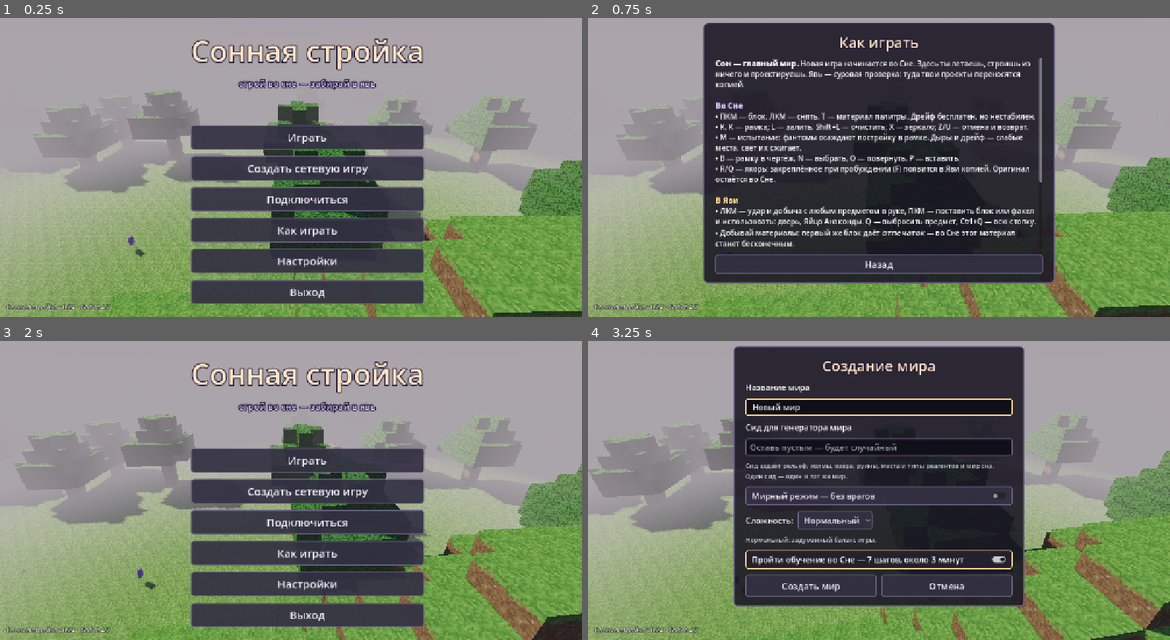
Above: before the commit, frames 1-4 (two rows, left to right).
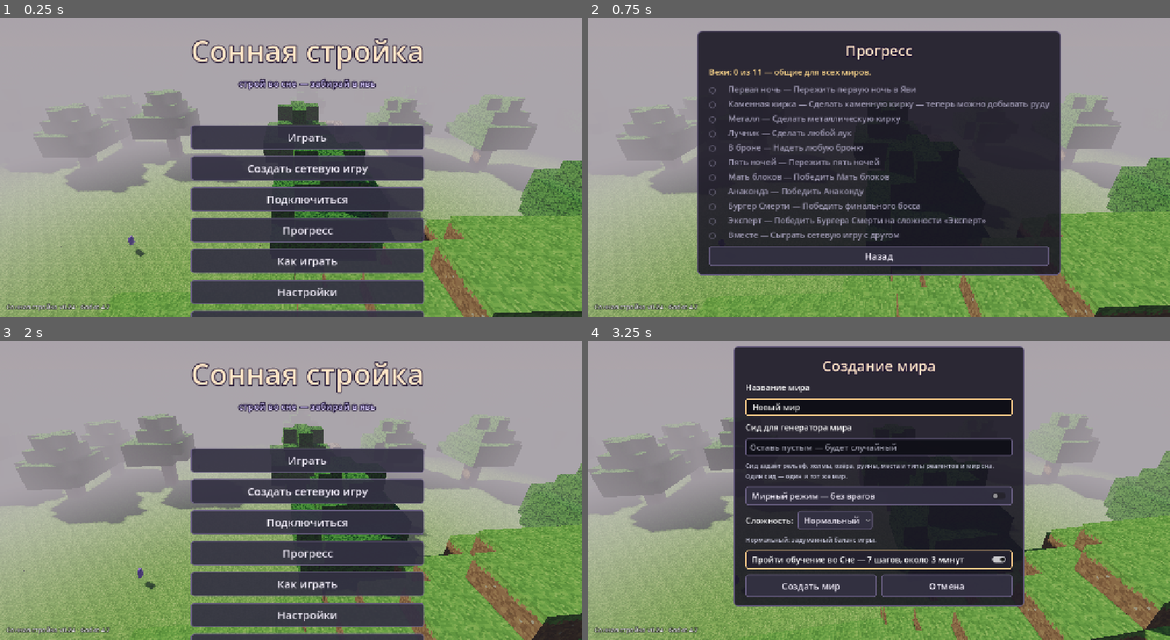
Above: after the commit, the same moments.

Repository: Dre1km0ns/sonnaya-stroyka
Game: Godot game, scene res://scenes/main_menu.tscn
The game is run twice, just before and just after one commit, with the same random seed, the same clock (stepped at 60 frames per second) and the same inputs.
Inputs (mouse positions are in pixels of both pictures, inside the frame that each line leads up to):
- Up to frame 1 (0.25 s): no input
- Up to frame 2 (0.75 s): click (896, 230) at 0.5 s, where only the run after the commit has a clickable "Прогресс"
- Up to frame 3 (2 s): click "Назад" at 1.25 s
- Up to frame 4 (3.25 s): click "Играть" at 2 s; tap Enter (net_chat) at 2.75 s; move the mouse to (1007, 460) at 2.77 s; hold D (move_right) from 2.78 s (still down); hold Enter (net_chat) from 2.78 s (still down); click (1007, 460) at 2.92 s; tap Space (jump) at 3.02 s

The runs differ from the first frame. In frame 1, 1.5% of the frame differs, in the area x 32-73%, y 69-100%; in frame 2, 18%, in the area x 18-82%, y 1-89%; in frame 3, 1.5%; in frame 4, nothing differs.

Commit message:
v0.24 stage 3b: wake variety (groves/clearings/towers/cave-rich), progress milestones menu, unified UI theme, icon/rebind checks, sims --expert

Diff:
--- a/scripts/chunk_manager.gd
+++ b/scripts/chunk_manager.gd
@@ -672,7 +672,11 @@
 		# Крупная форма выпадает гораздо реже маленькой.
 		var roll := rng.randf()
 		var w := 10 if roll > 0.96 else (7 if roll > 0.80 else rng.randi_range(4, 5))
-		out.append({"x": rng.randi_range(1, 15-w), "z": 2, "w": w, "d": rng.randi_range(4, mini(w+1, 10)), "h": 6 if roll > 0.96 else rng.randi_range(2, 4), "shape": rng.randi_range(0, 2)})
+		if roll > 0.68 and roll <= 0.80:
+			# v0.24 (п.14): башня — узкая и высокая, с двумя перекрытиями.
+			out.append({"x": rng.randi_range(3, 10), "z": 3, "w": 4, "d": 4, "h": rng.randi_range(7, 9), "shape": 3})
+		else:
+			out.append({"x": rng.randi_range(1, 15-w), "z": 2, "w": w, "d": rng.randi_range(4, mini(w+1, 10)), "h": 6 if roll > 0.96 else rng.randi_range(2, 4), "shape": rng.randi_range(0, 2)})
 	return out
 
 func _plan_ruin(coord: Vector2i, occupied: Dictionary, solids: Dictionary) -> void:
@@ -690,7 +694,7 @@
 				occupied[Vector2i(lx,lz)] = "door" if door else ("wall" if wall else "ruin_floor")
 				for y in range(int(house.h)):
 					var c := wp + Vector3i(0,y,0)
-					var floor2 := y == 3 and int(house.h) > 4 and not (lx == ox+1 and lz == oz+1)
+					var floor2 := (y == 3 or (int(house.shape) == 3 and y == 6)) and int(house.h) > 4 and not (lx == ox+1 and lz == oz+1)
 					if not wall and not floor2:
 						continue
 					if door and y < 2:
@@ -740,6 +744,13 @@
 	var out: Array = []
 	var density := (_value_noise(float(coord.x) * 0.31 + 100.0, float(coord.y) * 0.31 - 50.0) + 1.0) * 0.5
 	var tries := 2 + int(density * 7.0)
+	# v0.24 (п.14): крупные области — густые рощи с высокими деревьями и голые поляны.
+	var fk := forest_kind(coord)
+	var spacing := 5
+	if fk == "grove":
+		density = maxf(density, 0.92); tries = 14; spacing = 4
+	elif fk == "clearing":
+		density = 0.0; tries = 1
 	for i in range(tries):
 		var lx := 3 + int(_hash01(coord.x * 71 + i * 13, coord.y * 37 - i * 7) * 10.0)
 		var lz := 3 + int(_hash01(coord.x * 19 - i * 5, coord.y * 83 + i * 29) * 10.0)
@@ -751,14 +762,26 @@
 		var ok := true
 		for t in out:
 			var b: Vector2i = t["base"]
-			if absi(b.x - lx) < 5 and absi(b.y - lz) < 5:
+			if absi(b.x - lx) < spacing and absi(b.y - lz) < spacing:
 				ok = false
 				break
 		if not ok:
 			continue
 		var h := 4 + (1 if _hash01(coord.x + i * 3, coord.y * 2 + i) > 0.55 else 0)
+		if fk == "grove":
+			h = 5 + int(_hash01(coord.x * 5 + i, coord.y * 3 - i) * 3.0)
 		out.append({"base": Vector2i(lx, lz), "h": h, "salt": i})
 	return out
+
+
+func forest_kind(coord: Vector2i) -> String:
+	## v0.24: «grove» — густая роща, «clearing» — поляна, «" — обычный лес. У спавна всегда обычный.
+	if is_dream_layer or maxi(absi(coord.x), absi(coord.y)) < 2:
+		return ""
+	var region := (_value_noise(float(coord.x) * 0.11 + 300.0, float(coord.y) * 0.11 - 200.0) + 1.0) * 0.5
+	if region > 0.68: return "grove"
+	if region < 0.24: return "clearing"
+	return ""
 
 
 func _plan_trees(coord: Vector2i, occupied: Dictionary, solids: Dictionary) -> void:
@@ -1408,13 +1431,22 @@
 func _gen_systems_for(src: Vector2i) -> Array:
 	var out: Array = []
 	var blocked := chunk_has_lake(src) or chunk_has_ruin(src)
-	if not blocked and _chunk_hash(src, 41) > CAVE_ENTRANCE_THRESHOLD:
-		out.append(_gen_worm(src, true, _chunk_hash(src, 43) < CAVE_NEST_CHANCE))
-	elif _chunk_hash(src, 53) > CAVE_DEEP_THRESHOLD:
+	var rich := cave_rich(src)   # v0.24 (п.14): пещерные края — входов и залов заметно больше
+	var bonus := 0.12 if rich else 0.0
+	if not blocked and _chunk_hash(src, 41) > CAVE_ENTRANCE_THRESHOLD - bonus:
+		# гнёзда — только у «обычных» входов: частота Матери прежняя
+		out.append(_gen_worm(src, true, _chunk_hash(src, 41) > CAVE_ENTRANCE_THRESHOLD and _chunk_hash(src, 43) < CAVE_NEST_CHANCE))
+	elif _chunk_hash(src, 53) > CAVE_DEEP_THRESHOLD - bonus:
 		out.append(_gen_worm(src, false, false))
 	if _chunk_hash(src, 47) > DOME_THRESHOLD:
 		out.append(_gen_dome(src))
 	return out
+
+
+func cave_rich(src: Vector2i) -> bool:
+	if maxi(absi(src.x), absi(src.y)) < 3:
+		return false
+	return (_value_noise(float(src.x) * 0.09 - 410.0, float(src.y) * 0.09 + 170.0) + 1.0) * 0.5 > 0.66
 
 
 func _gen_worm(src: Vector2i, entrance: bool, with_nest: bool) -> Dictionary:
--- a/scripts/console_v024.gd
+++ b/scripts/console_v024.gd
@@ -19,6 +19,9 @@
 	"camfx": "Камера v0.24: покачивание при ходьбе и тряска от ударов (выключаются в настройках). shake [0..1] — встряхнуть; status. Пример: camfx shake 0.8",
 	"errlog": "Журнал ошибок v0.24: путь к файлу user://logs/errors.log и число ошибок с запуска. Пример: errlog",
 	"explain": "Пояснения v0.24 при первом нажатии M (испытание) и J (просьба Сна). reset — показать снова; status. Пример: explain reset",
+	"variety": "Разнообразие Яви v0.24: густые рощи с высокими деревьями, голые поляны, башни-руины в два этажа, пещерные края с частыми входами. status — что в чанке под тобой и сколько всего в радиусе 12 чанков; find grove|clearing|tower|caves — перенестись к ближайшему. Пример: variety status; variety find tower",
+	"net": "Сетевая игра v0.24 (LAN, до 4 игроков, порт 24567). status — режим, игроки, счётчики синхронизации; host — открыть текущий мир для сети; chat <текст> — написать всем; leave — выйти из сети. Пример: net host; net chat привет",
+	"progress": "Вехи прогресса v0.24 (главное меню → «Прогресс», общие для всех миров). status — какие получены; mark <id> — отметить; reset — стереть все. id: night1 stone_pick metal bow armor night5 mother anaconda burger expert coop. Пример: progress status; progress mark mother",
 	"kit": "Набор v0.24 для проверки: металлическая кирка, металлический меч, металлический лук, стрелы, призывалка, зелья скорости, руда. Пример: kit",
 }
 const COMPLETIONS := ["difficulty", "difficulty status", "difficulty normal", "difficulty expert", "ore find", "ore here", "ore rules",
@@ -27,7 +30,10 @@
 	"summoner give", "summoner tokens", "summoner roll mother", "summoner roll anaconda", "speedpotion give ", "speedpotion drink", "speedpotion status",
 	"lizards spawn ", "lizards status", "kit", "weather clear", "weather rain", "weather fog", "weather status",
 	"mobs spawn jumper", "mobs spawn archer", "mobs spawn thief", "mobs status", "bossatk pillars", "bossatk venom",
-	"drops status", "drops age ", "camfx shake ", "camfx status", "errlog", "explain reset", "explain status"]
+	"drops status", "drops age ", "camfx shake ", "camfx status", "errlog", "explain reset", "explain status",
+	"net status", "net host", "net chat ", "net leave",
+	"variety status", "variety find grove", "variety find clearing", "variety find tower", "variety find caves",
+	"progress status", "progress reset", "progress mark night1", "progress mark mother", "progress mark burger"]
 static var extra_help: Dictionary = {}
 static var extra_completions: Array = []
 static var handlers: Dictionary = {}   # имя → Callable(console, a) -> String (регистрируют следующие этапы)
@@ -232,4 +238,72 @@
 				GameState.explained = {}
 				return "Пояснения M и J покажутся снова."
 			return "Показаны пояснения: %s" % (", ".join(GameState.explained.keys()) if not GameState.explained.is_empty() else "ещё нет")
+		"progress":
+			var PS: GDScript = load("res://scripts/progress_store.gd")
+			if sub == "reset":
+				PS.reset()
+				return "Вехи стёрты."
+			if sub == "mark":
+				var id := a[2] if a.size() > 2 else ""
+				var ok := false
+				for m in PS.LIST: ok = ok or m[0] == id
+				if not ok: return "Ошибка: нет вехи «%s»." % id
+				return "Веха «%s» отмечена." % PS.title_of(id) if PS.mark(id) else "Веха уже была."
+			var done: Dictionary = PS.load_all()
+			var names: Array = []
+			for k in done: names.append(PS.title_of(k))
+			return "Вехи: %d из %d · %s" % [done.size(), PS.LIST.size(), ", ".join(names) if not names.is_empty() else "пока нет"]
+		"variety":
+			var cmv: Node = null
+			for c in con.get_tree().get_nodes_in_group("chunk_manager"):
+				if not bool(c.get("is_dream_layer")) and not bool(c.get("panorama_mode")): cmv = c
+			if cmv == null or p == null: return "Ошибка: нет мира Яви."
+			var here := Vector2i(floori(p.global_position.x / 16.0), floori(p.global_position.z / 16.0))
+			var cnt := {"grove": 0, "clearing": 0, "tower": 0, "caves": 0}
+			var best := {}
+			for dx in range(-12, 13):
+				for dz in range(-12, 13):
+					var cc := here + Vector2i(dx, dz)
+					var tags: Array = []
+					var fk: String = cmv.forest_kind(cc)
+					if fk != "": tags.append(fk)
+					if cmv.cave_rich(cc): tags.append("caves")
+					if cmv.chunk_has_ruin(cc):
+						for h in cmv.ruin_plan(cc):
+							if int(h.shape) == 3: tags.append("tower")
+					for t in tags:
+						cnt[t] += 1
+						var d2 := dx * dx + dz * dz
+						if not best.has(t) or d2 < int(best[t][1]): best[t] = [cc, d2]
+			if sub == "find":
+				var want := a[2] if a.size() > 2 else ""
+				if not best.has(want): return "Ошибка: рядом нет «%s». Варианты: grove, clearing, tower, caves." % want
+				var bc: Vector2i = best[want][0]
+				var wx := bc.x * 16 + 8
+				var wz := bc.y * 16 + 8
+				p.global_position = Vector3(wx + 0.5, float(cmv.height_at(wx, wz)) + 12.0, wz + 0.5)
+				return "Перенёс к «%s» (чанк %d, %d)." % [{"grove": "роща", "clearing": "поляна", "tower": "башня", "caves": "пещерный край"}[want], bc.x, bc.y]
+			var kind_here: String = cmv.forest_kind(here)
+			return "Под тобой: %s%s · в радиусе: рощ %d, полян %d, башен %d, пещерных краёв %d" % [
+				{"grove": "густая роща", "clearing": "поляна", "": "обычный лес"}[kind_here], ", пещерный край" if cmv.cave_rich(here) else "",
+				cnt.grove, cnt.clearing, cnt.tower, cnt.caves]
+		"net":
+			var ns := con.get_node_or_null("/root/NetSession")
+			if ns == null: return "Ошибка: сеть недоступна."
+			if sub == "host":
+				if ns.active(): return "Сеть уже открыта (%s)." % ("хост" if ns.is_host() else "клиент")
+				var err: String = ns.host()
+				return err if err != "" else "Мир открыт для сети: порт %d." % ns.PORT
+			if sub == "chat":
+				if not ns.active(): return "Ошибка: сначала net host или подключись к игре."
+				ns.send_chat(" ".join(a.slice(2)))
+				return "Отправлено."
+			if sub == "leave":
+				ns.leave()
+				return "Сеть закрыта."
+			var names2: Array = []
+			for id in ns.peers: names2.append(str(ns.peers[id].get("name", "?")))
+			return "Сеть: %s · игроков %d (%s) · мобов-прокси %d · блоков принято %d · ударов отправлено/принято %d/%d · HP босса ×%.1f" % [
+				{"": "выкл", "host": "хост", "client": "клиент"}[ns.mode], ns.player_count(), ", ".join(names2) if not names2.is_empty() else "только ты",
+				ns.proxies.size(), int(ns.stats.blocks_in), int(ns.stats.hits_sent), int(ns.stats.hits_recv), GameState.boss_player_scale()]
 	return "Ошибка: неизвестная команда v0.24."
--- a/scripts/craft_menu.gd
+++ b/scripts/craft_menu.gd
@@ -16,6 +16,7 @@
 
 
 func _ready() -> void:
+	if theme == null: theme = preload("res://scripts/ui_theme.gd").shared()   # v0.24: единый стиль окон
 	add_to_group("craft_menu")
 	mouse_filter = Control.MOUSE_FILTER_IGNORE
 	visible = false
--- a/scripts/death_menu.gd
+++ b/scripts/death_menu.gd
@@ -9,6 +9,7 @@
 
 
 func _ready() -> void:
+	if theme == null: theme = preload("res://scripts/ui_theme.gd").shared()   # v0.24: единый стиль окон
 	add_to_group("death_menu")
 	process_mode = Node.PROCESS_MODE_ALWAYS
 	set_anchors_and_offsets_preset(Control.PRESET_FULL_RECT)
--- a/scripts/inventory_ui.gd
+++ b/scripts/inventory_ui.gd
@@ -19,6 +19,7 @@
 
 
 func _ready() -> void:
+	if theme == null: theme = preload("res://scripts/ui_theme.gd").shared()   # v0.24: единый стиль окон
 	add_to_group("inventory_ui")
 	set_anchors_and_offsets_preset(Control.PRESET_FULL_RECT)
 	mouse_filter = Control.MOUSE_FILTER_IGNORE
--- a/scripts/main.gd
+++ b/scripts/main.gd
@@ -261,6 +261,10 @@
 		var w: Node = load("res://scripts/weather.gd").new()
 		w.name = "Weather"
 		add_child(w)
+	if not has_node("Milestones"):
+		var ms: Node = load("res://scripts/progress_store.gd").new()
+		ms.name = "Milestones"
+		add_child(ms)
 	if not has_node("DreamLife"):
 		var dl: Node = load("res://scripts/dream_life.gd").new()
 		dl.name = "DreamLife"
--- a/scripts/main_menu.gd
+++ b/scripts/main_menu.gd
@@ -160,6 +160,7 @@
 	_screens["create"] = _build_create_screen()
 	_screens["howto"] = _build_howto_screen()
 	_screens["join"] = _build_join_screen()
+	_screens["progress"] = _build_progress_screen()
 	for k in _screens.keys():
 		_ui.add_child(_screens[k])
 	var ver := Label.new()
@@ -206,6 +207,9 @@
 	_main_btn(box, "Играть", _on_play)
 	_main_btn(box, "Создать сетевую игру", _on_host_game)
 	_main_btn(box, "Подключиться", func() -> void: _show("join"))
+	_main_btn(box, "Прогресс", func() -> void:
+		_refresh_progress()
+		_show("progress"))
 	_main_btn(box, "Как играть", func() -> void: _show("howto"))
 	_main_btn(box, "Настройки", _open_settings)
 	_main_btn(box, "Выход", func() -> void: GameSettings.safe_quit(0))
@@ -467,6 +471,48 @@
 var _host_banner: Label
 
 
+var _progress_box: VBoxContainer
+var _progress_head: Label
+
+
+func _build_progress_screen() -> Control:
+	var pr := _panel_screen("Прогресс", 640)
+	var box: VBoxContainer = pr[1]
+	_progress_head = Label.new(); _progress_head.name = "ProgressHead"
+	_progress_head.add_theme_color_override("font_color", Color(1.0, 0.85, 0.55))
+	box.add_child(_progress_head)
+	_progress_box = VBoxContainer.new(); _progress_box.name = "ProgressList"
+	_progress_box.add_theme_constant_override("separation", 6)
+	box.add_child(_progress_box)
+	var back := Button.new(); back.text = "Назад"; back.custom_minimum_size = Vector2(0, 44)
+	back.pressed.connect(func() -> void: _show("main"))
+	box.add_child(back)
+	_refresh_progress()
+	return pr[0]
+
+
+func _refresh_progress() -> void:
+	if _progress_box == null: return
+	for c in _progress_box.get_children(): c.queue_free()
+	var PS: GDScript = load("res://scripts/progress_store.gd")
+	var done: Dictionary = PS.load_all()
+	var n := 0
+	for m in PS.LIST:
+		var row := HBoxContainer.new(); row.add_theme_constant_override("separation", 12)
+		var mark := Label.new(); mark.custom_minimum_size = Vector2(30, 0)
+		var ok := done.has(m[0])
+		if ok: n += 1
+		mark.text = "✔" if ok else "○"
+		mark.add_theme_color_override("font_color", Color(0.55, 1.0, 0.6) if ok else Color(0.5, 0.48, 0.58))
+		row.add_child(mark)
+		var t := Label.new(); t.size_flags_horizontal = Control.SIZE_EXPAND_FILL
+		t.text = "%s — %s" % [m[1], m[2]] + ("  · %s" % done[m[0]] if ok else "")
+		t.add_theme_color_override("font_color", Color(0.95, 0.93, 0.98) if ok else Color(0.62, 0.6, 0.7))
+		row.add_child(t)
+		_progress_box.add_child(row)
+	_progress_head.text = "Вехи: %d из %d — общие для всех миров." % [n, PS.LIST.size()]
+
+
 func _on_host_game() -> void:
 	## Хост выбирает или создаёт мир как обычно; сервер поднимается, когда мир загрузится.
 	NetSession.leave()
--- a/scripts/pillow_ui.gd
+++ b/scripts/pillow_ui.gd
@@ -11,6 +11,7 @@
 
 
 func _ready() -> void:
+	if theme == null: theme = preload("res://scripts/ui_theme.gd").shared()   # v0.24: единый стиль окон
 	add_to_group("pillow_ui")
 	set_anchors_and_offsets_preset(Control.PRESET_FULL_RECT)
 	mouse_filter = Control.MOUSE_FILTER_IGNORE
--- /dev/null
+++ b/scripts/progress_store.gd
@@ -0,0 +1,79 @@
+extends Node
+## v0.24 (п.20): вехи прогресса — общие для всех миров, хранятся в user://progress.cfg, видны в главном меню («Прогресс»).
+## Узел «Milestones» в мире раз в 2 с проверяет условия и отмечает новые вехи (с сообщением в чат).
+const PATH := "user://progress.cfg"
+const LIST := [
+	["night1", "Первая ночь", "Пережить первую ночь в Яви"],
+	["stone_pick", "Каменная кирка", "Сделать каменную кирку — теперь можно добывать руду"],
+	["metal", "Металл", "Сделать металлическую кирку"],
+	["bow", "Лучник", "Сделать любой лук"],
+	["armor", "В броне", "Надеть любую броню"],
+	["night5", "Пять ночей", "Пережить пять ночей"],
+	["mother", "Мать блоков", "Победить Мать блоков"],
+	["anaconda", "Анаконда", "Победить Анаконду"],
+	["burger", "Бургер Смерти", "Победить финального босса"],
+	["expert", "Эксперт", "Победить Бургера Смерти на сложности «Эксперт»"],
+	["coop", "Вместе", "Сыграть сетевую игру с другом"],
+]
+var _t := 0.0
+
+
+static func load_all() -> Dictionary:
+	var cfg := ConfigFile.new()
+	var out := {}
+	if cfg.load(PATH) == OK:
+		for k in cfg.get_section_keys("done") if cfg.has_section("done") else PackedStringArray():
+			out[k] = str(cfg.get_value("done", k, ""))
+	return out
+
+
+static func mark(id: String) -> bool:
+	var cfg := ConfigFile.new()
+	cfg.load(PATH)
+	if cfg.has_section_key("done", id):
+		return false
+	cfg.set_value("done", id, Time.get_date_string_from_system())
+	cfg.save(PATH)
+	return true
+
+
+static func title_of(id: String) -> String:
+	for m in LIST:
+		if m[0] == id: return m[1]
+	return id
+
+
+static func reset() -> void:
+	DirAccess.remove_absolute(ProjectSettings.globalize_path(PATH))
+
+
+static func current_conditions() -> Array:
+	var g := GameState
+	var out: Array = []
+	if g.nights_survived >= 1: out.append("night1")
+	if g.nights_survived >= 5: out.append("night5")
+	if g.count_item("pickaxe2") > 0 or g.count_item("pickaxe3") > 0: out.append("stone_pick")
+	if g.count_item("pickaxe3") > 0: out.append("metal")
+	if g.count_item("bow") > 0 or g.count_item("bow2") > 0: out.append("bow")
+	for a in g.armor:
+		if a is Dictionary and not (a as Dictionary).is_empty():
+			out.append("armor"); break
+	if g.mother_defeated: out.append("mother")
+	if g.anaconda_defeated: out.append("anaconda")
+	if g.burger_defeated:
+		out.append("burger")
+		if g.is_expert(): out.append("expert")
+	if g.net_players > 1: out.append("coop")
+	return out
+
+
+func _process(delta: float) -> void:
+	_t -= delta
+	if _t > 0.0:
+		return
+	_t = 2.0
+	if GameState.world_folder == "" and not NetSession.is_client():
+		return   # кадры и тесты без мира
+	for id in current_conditions():
+		if mark(id):
+			GameState.chat("Новая веха: «%s». Все вехи — в главном меню, «Прогресс»." % title_of(id), Color(1.0, 0.85, 0.45), true)
--- a/scripts/smoke_test.gd
+++ b/scripts/smoke_test.gd
@@ -1643,7 +1643,7 @@
 				shapes[int(plan[0].shape)] = true
 				if int(plan[0].w)>=10:
 					large += 1
-	_a(shapes.size()==3 and large>0 and large<ruins/5,8064)
+	_a(shapes.size()==4 and shapes.has(3) and large>0 and large<ruins/5,8064)
 	print("SMOKE: v08 world samples=10000 ruins=",ruins," settlements=",settlements," large=",large," dev_settlement_distance=",dist," houses=",houses.size())
 	cm.queue_free()
 	# Torch collision: 1/15, 5-second successful-break cooldown.
--- a/scripts/smoke_v024.gd
+++ b/scripts/smoke_v024.gd
@@ -358,6 +358,55 @@
 		G.world_seed = G.DEV_SEED
 		_a(str(con.execute("weather fog")).contains("туман") and str(con.execute("mobs spawn jumper")).contains("Прыгун") and str(con.execute("errlog")).contains("errors.log") and str(con.execute("help mobs")).contains("Воришка"), 24125)
 		con.execute("weather clear")
+		_a(str(con.execute("net status")).contains("выкл") and str(con.execute("help net")).contains("24567"), 24126)
+		var ns: Node = scene.get_node("/root/NetSession")
+		_a(ns != null and not ns.is_client() and ns.player_count() == 1 and G.boss_player_scale() == 1.0, 24127)
+		var vs := str(con.execute("variety status"))
+		_a(vs.contains("в радиусе"), 24128)
+		var cmv: Node = null
+		for c in scene.get_tree().get_nodes_in_group("chunk_manager"):
+			if not bool(c.get("is_dream_layer")) and not bool(c.get("panorama_mode")): cmv = c
+		var gro := 0; var cle := 0; var tw := 0; var rich := 0; var tg := 0; var tc := 0
+		for dx in range(-14, 15):
+			for dz in range(-14, 15):
+				var cc := Vector2i(dx, dz)
+				var fk: String = cmv.forest_kind(cc)
+				if fk == "grove":
+					gro += 1; tg += cmv.tree_plan(cc).size()
+				elif fk == "clearing":
+					cle += 1; tc += cmv.tree_plan(cc).size()
+				if cmv.cave_rich(cc): rich += 1
+				if cmv.chunk_has_ruin(cc):
+					for h in cmv.ruin_plan(cc):
+						if int(h.shape) == 3: tw += 1
+		print("SMOKE24 variety groves=%d clearings=%d towers=%d cave_rich=%d trees_grove=%d trees_clear=%d" % [gro, cle, tw, rich, tg, tc])
+		_a(gro > 0 and cle > 0 and tw > 0 and rich > 0, 24129)
+		_a(gro > 0 and cle > 0 and float(tg) / gro > 2.0 * float(tc) / cle + 1.0, 24130)
+		var PS: GDScript = load("res://scripts/progress_store.gd")
+		PS.reset()
+		var md: bool = G.mother_defeated
+		G.mother_defeated = true
+		_a("mother" in PS.current_conditions() and PS.mark("mother") and not PS.mark("mother") and PS.load_all().has("mother"), 24131)
+		_a(str(con.execute("progress status")).contains("Мать блоков"), 24132)
+		G.mother_defeated = md
+		PS.reset()
+		# п.25: у каждого предмета своя иконка; п.26: все действия переназначения есть в InputMap, Enter только у чата
+		var IDB: GDScript = load("res://scripts/item_db.gd")
+		var no_icon: Array = []
+		for id in IDB.ITEMS.keys():
+			if not ResourceLoader.exists("res://assets/icons/%s.png" % id): no_icon.append(id)
+		for sp in IDB.SPECIAL:
+			if not ResourceLoader.exists("res://assets/icons/%s.png" % sp.id): no_icon.append(sp.id)
+		_a(no_icon.is_empty(), 24133)
+		var GSet2: Node = scene.get_node("/root/GameSettings")
+		var bad_act: Array = []
+		var enters := 0
+		for b in GSet2.BINDABLE:
+			if not InputMap.has_action(b[0]) or InputMap.action_get_events(b[0]).is_empty(): bad_act.append(b[0])
+			if b[2] == "key" and int(b[3]) == KEY_ENTER: enters += 1
+		_a(bad_act.is_empty() and enters == 1 and InputMap.has_action("net_chat"), 24134)
+		var ui_t: Theme = load("res://scripts/ui_theme.gd").shared()
+		_a(ui_t != null and ui_t == load("res://scripts/ui_theme.gd").shared(), 24135)
 		G.world_seed = ws
 		G.dev_mode = false
 	for m in T.get_nodes_in_group("wake_mob"): m.queue_free()
--- a/scripts/storage_ui.gd
+++ b/scripts/storage_ui.gd
@@ -10,6 +10,7 @@
 var _hint: Label
 
 func _ready() -> void:
+	if theme == null: theme = preload("res://scripts/ui_theme.gd").shared()   # v0.24: единый стиль окон
 	add_to_group("storage_ui")
 	set_anchors_and_offsets_preset(Control.PRESET_FULL_RECT)
 	mouse_filter = Control.MOUSE_FILTER_IGNORE
--- a/scripts/ui_theme.gd
+++ b/scripts/ui_theme.gd
@@ -1,5 +1,15 @@
 extends RefCounted
 ## v0.5: общая тема меню (кнопки, панели, поля, слайдеры).
+
+static var _shared: Theme
+
+
+static func shared() -> Theme:
+	## v0.24 (п.24): одна тема на все окна — меню, пауза, инвентарь, крафт, сундук, смерть, победа.
+	if _shared == null:
+		_shared = make()
+	return _shared
+
 
 static func make() -> Theme:
 	var t := Theme.new()
--- a/scripts/victory_screen.gd
+++ b/scripts/victory_screen.gd
@@ -23,6 +23,7 @@
 
 
 func _ready() -> void:
+	if theme == null: theme = preload("res://scripts/ui_theme.gd").shared()   # v0.24: единый стиль окон
 	add_to_group("victory_screen")
 	process_mode = Node.PROCESS_MODE_ALWAYS
 	set_anchors_and_offsets_preset(Control.PRESET_FULL_RECT)
--- a/tools/anaconda_sim.gd
+++ b/tools/anaconda_sim.gd
@@ -130,6 +130,8 @@
 	var AS: GDScript = load("res://scripts/boss_anaconda.gd")
 	seed(sd)
 	G.reset_state()
+	for a in OS.get_cmdline_user_args():
+		if a == "--expert=1": G.set_difficulty("expert")   # v0.24
 	G.peaceful = false
 	G.dev_mode = false
 	G.god_mode = false
--- a/tools/boss_sim.gd
+++ b/tools/boss_sim.gd
@@ -89,6 +89,7 @@
 func _one(bot: String, sd: int) -> Dictionary:
 	seed(sd)
 	gs.reset_state()
+	if _arg("expert", "") == "1": gs.set_difficulty("expert")   # v0.24
 	gs.peaceful = false
 	gs.dev_mode = false
 	gs.god_mode = false
